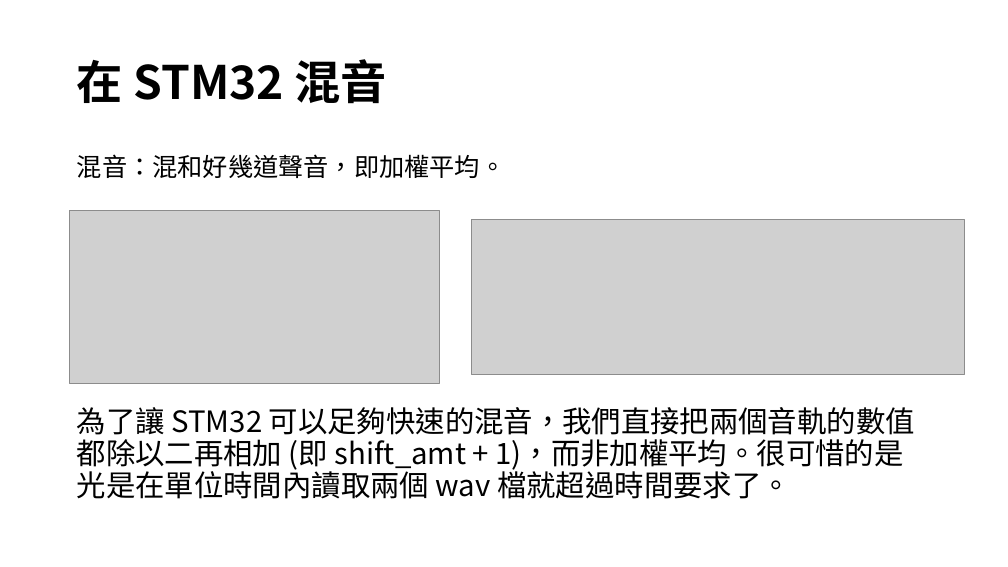
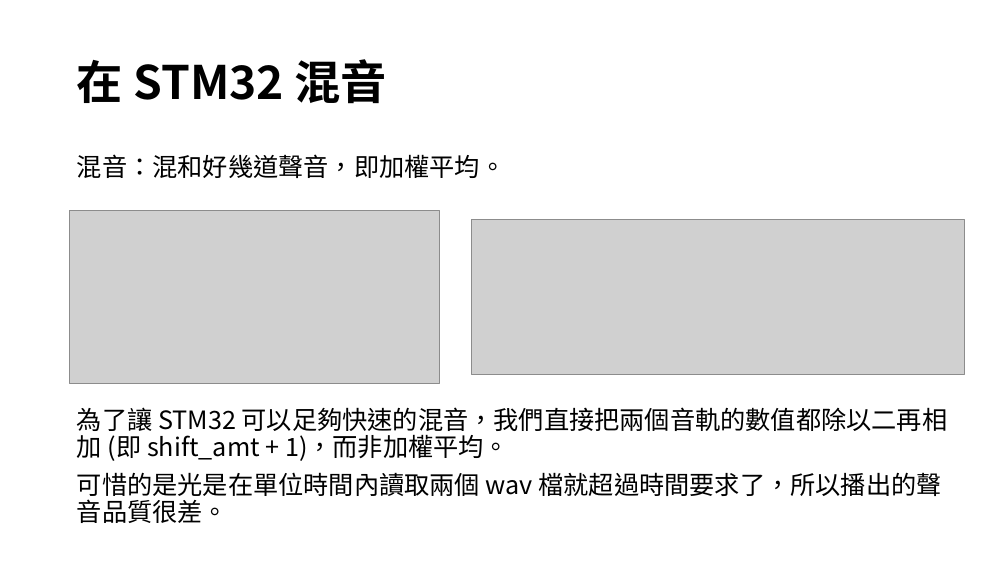
Before and after one commit to blueskyson/embeded-system-final-project, a slide deck: slide 6 of final_project.pptx. Drawn at 1008x567 pixels with LibreOffice and Linux fonts; fonts in the diff are those of the drawing; grey boxes stand for pictures. Boxes give left, top, right and bottom in pixels: in the first picture for what was removed or moved away, otherwise in the second. Text is boxed around its words. In the diff, an @@ line names an element or a change of style, - is before the commit and + after.

Commit message:
Modify ppt

```diff
--- a/final_project.pptx
+++ b/final_project.pptx
@@ text at [77,407,948,523]: text changed; size 28 to 24 pt @@
-為了讓 STM32 可以足夠快速的混音，我們直接把兩個音軌的數值都除以二再相加 (即 shift_amt + 1)，而非加權平均。很可惜的是光是在單位時間內讀取兩個 wav 檔就超過時間要求了。
+為了讓 STM32 可以足夠快速的混音，我們直接把兩個音軌的數值都除以二再相加 (即 shift_amt + 1)，而非加權平均。
+可惜的是光是在單位時間內讀取兩個 wav 檔就超過時間要求了，所以播出的聲音品質很差。
```
Also in this commit, not shown: 1 other slide changed, 1 slide added.
